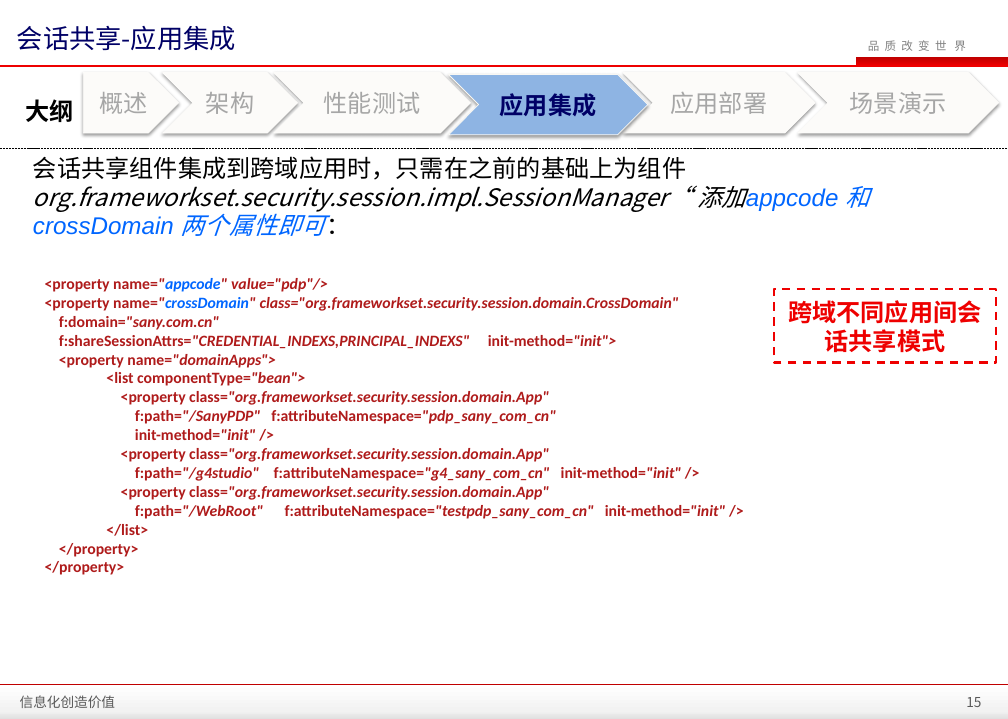
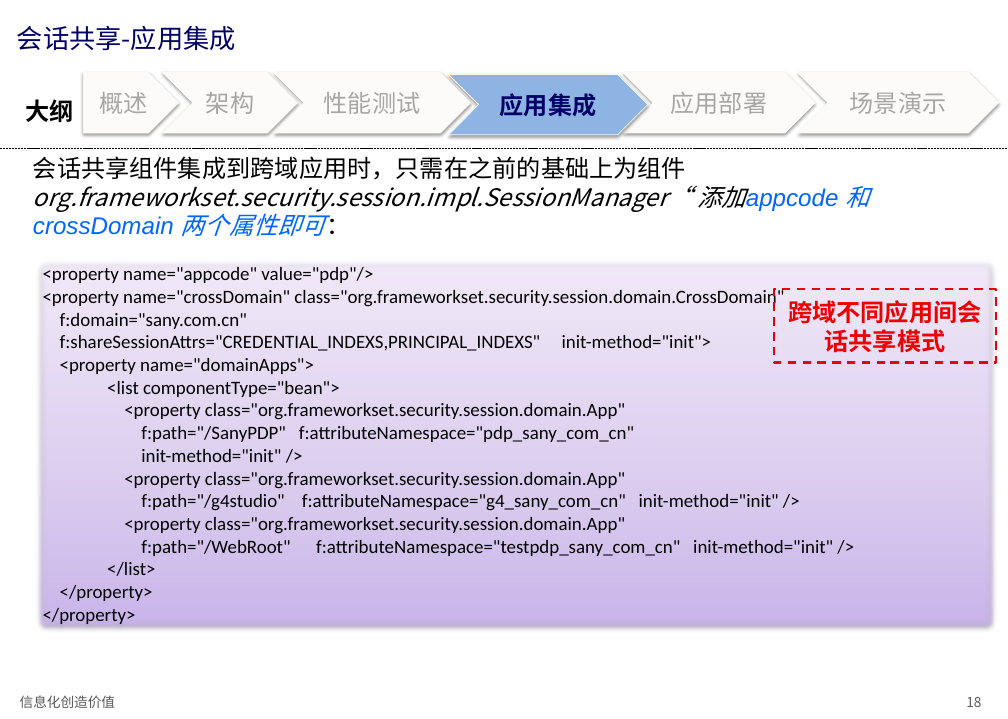
Before and after one commit to zhanght86/bboss-cms, a slide deck: slide 18 of 文档/SanyPDP平台会话共享介绍.pptx (slide 15 before the commit). Drawn at 1008x719 pixels with LibreOffice and Linux fonts; fonts in the diff are those of the drawing; background and template pictures are left out. Boxes give left, top, right and bottom in pixels: in the first picture for what was removed or moved away, otherwise in the second. Text is boxed around its words. In the diff, an @@ line names an element or a change of style, - is before the commit and + after.

Commit message:
完善session共享使用文档

```diff
--- a/文档/SanyPDP平台会话共享介绍.pptx
+++ b/文档/SanyPDP平台会话共享介绍.pptx
@@ rectangle removed at [856, 57, 1008, 66] @@
@@ text removed at [868, 40, 966, 51] @@
-品 质 改 变 世 界
@@ line removed from (0, 66) to (1008, 66) @@
@@ rectangle "<property name="appcode" value="pdp"/>": place and size @@
-rectangle "<property name="appcode" value="pdp"/>" at [45, 278, 726, 575]
+rectangle "<property name="appcode" value="pdp"/>" at [35, 259, 998, 633]
@@ rectangle "<property name="appcode" value="pdp"/>" at [35, 259, 998, 633]: size 15 to 18 pt, text colour #AF1B1B to #000000, bold off; text colour #0066FF to #000000 in "name="appcode"", "name="crossDomain""; italic off in "name="appcode" value="pdp"/>", "name="crossDomain" class="org.frameworkset.security.session. ...", "f:domain="sany.com.cn"", "f:shareSessionAttrs="CREDENTIAL_INDEXS,PRINCIPAL_INDEXS" ini ..." and 9 more places; fill none to gradient #C9B5E8 to #D8CBEE to #F0EAF9; outline none to #7D60A0 0.75 pt; shadow on @@
@@ rectangle removed at [0, 684, 1008, 719] @@
@@ line removed from (0, 684) to (1008, 684) @@
@@ page number at [966, 697, 981, 707]: text changed @@
-15
+18
```
Also in this commit, not shown: 26 other slides changed, 5 slides added, 1 slide removed.
